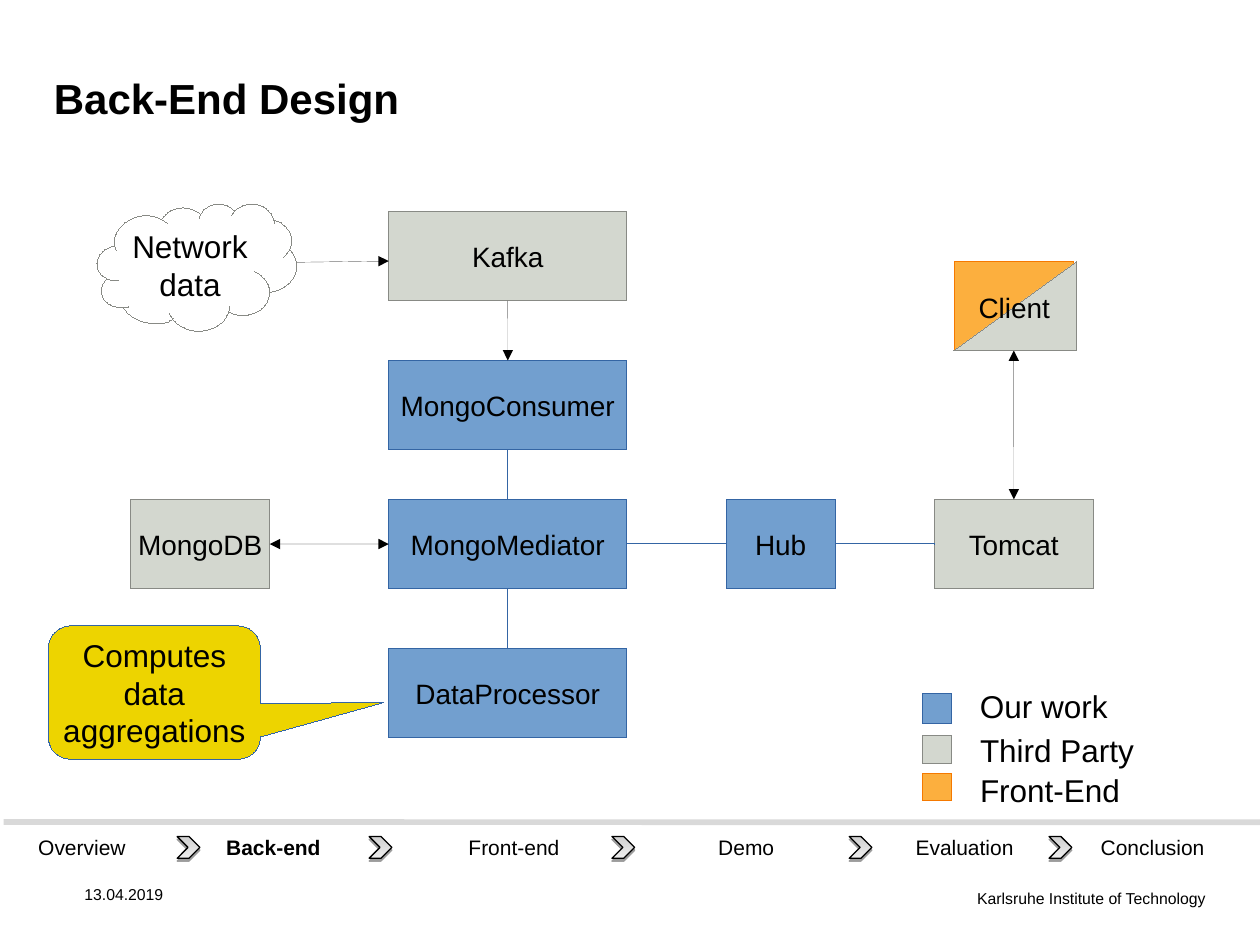
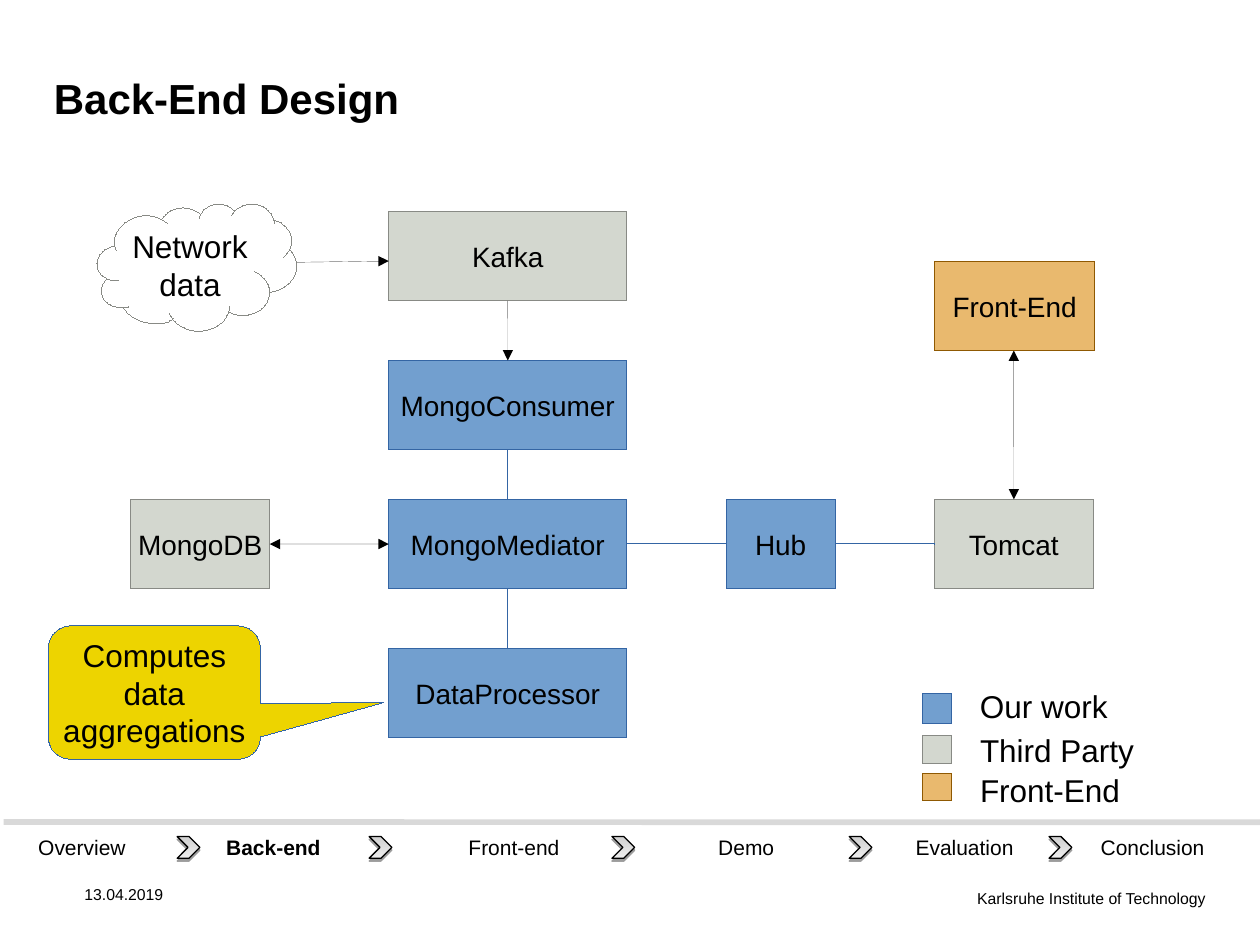
Before and after one commit to DHSTTOS/documents, a slide deck: slide 11 of final_presentation/final-pres3.odp. Drawn at 1260x945 pixels with LibreOffice and Linux fonts; fonts in the diff are those of the drawing; background and template pictures are left out. Boxes give left, top, right and bottom in pixels: in the first picture for what was removed or moved away, otherwise in the second. Text is boxed around its words. In the diff, an @@ line names an element or a change of style, - is before the commit and + after.

Commit message:
in back-end design diagrams, change "Client" to "Front-end", use a duller color.

```diff
--- a/final_presentation/final-pres3.odp
+++ b/final_presentation/final-pres3.odp
@@ rectangle added at bbox=[935, 261, 1095, 350], fill #E9B96E, outline #8F5902 0 pt, 16 pt, text #000000 @@
+Front-End
@@ rectangle removed at bbox=[954, 261, 1072, 350] @@
@@ right triangle removed at bbox=[954, 261, 1077, 350] @@
@@ text removed at bbox=[979, 297, 1050, 324] @@
-Client
@@ rectangle at bbox=[922, 774, 951, 801]: fill #FCAF3E to #E9B96E; outline #F57900 0 pt to #8F5902 0 pt @@
```
Also in this commit, not shown: 7 other slides changed.
